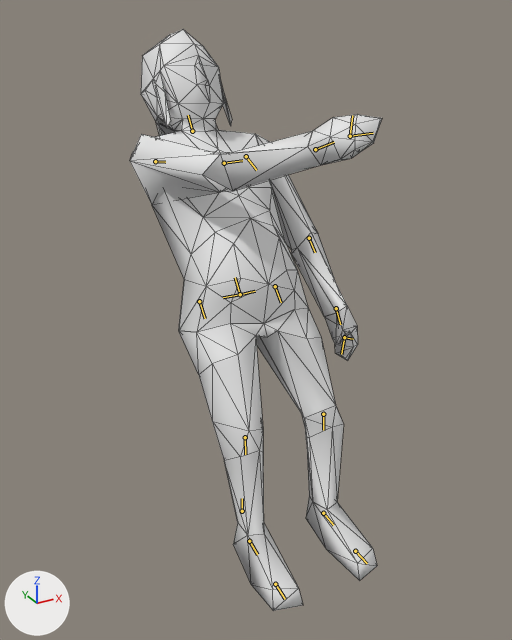
One commit to the Blender file assets-src/rooms/tavern/creature-clips/Gnome.blend: the scene before it, then after it.
The view is the same before and after, from a 50 mm camera at (-0.339, -0.657, 0.592) aimed at (0.014, -0.014, 0.27). The axes (+X, +Y, +Z) are drawn at lower left. The lights are the same throughout. The picture after the commit comes second. Both versions are drawn at frame 21 of the action 'SitSlap'; the numbers are the values there. The bones that bend it are drawn over the model as lines. Mesh edges are drawn as thin lines.

The first picture shows 'GnomeSourceMesh'.
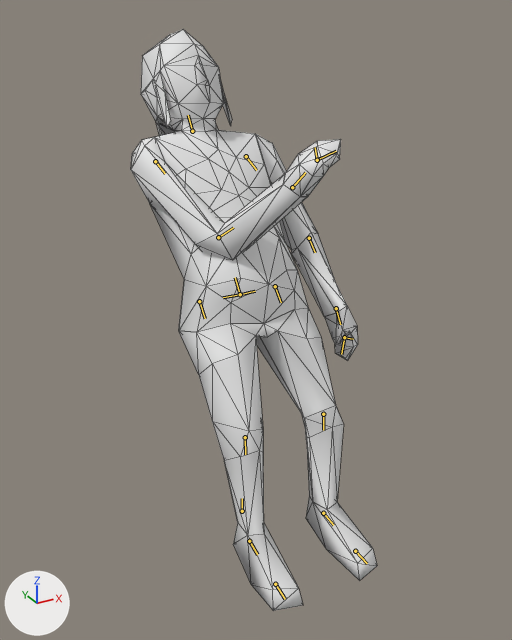
Location of each change, (x1, y1, x2, y2) in pixels of the pictures (512 x 640 px):
```json
{"object": "GnomeSourceMesh", "change": "posed", "before": [130, 29, 382, 611], "after": [131, 29, 377, 611]}
{"bone": "arm_r", "before": "(155, 161) to (165, 162)", "after": "(155, 161) to (165, 173)"}
{"bone": "forearm_r", "before": "(224, 163) to (242, 160)", "after": "(218, 237) to (233, 227)"}
```

Edits to the scene script, one JSON object a line:
```json
{"block": "bone_arm_r", "where": "bone_arm_r = bpy.data.objects['Gnome'].pose.bones['arm_r']  # child of 'spine'"}
{"op": "set", "path": "bone_arm_r.rotation_quaternion", "old": "(0.824, 0.107, -0.034, 0.555)", "new": "(0.776, -0.2, -0.163, 0.575)", "note": "degrees (8, -10, 67) -> degrees (-30, -1, 73)"}
{"block": "bone_forearm_r", "where": "bone_forearm_r = bpy.data.objects['Gnome'].pose.bones['forearm_r']  # child of 'arm_r'"}
{"op": "set", "path": "bone_forearm_r.rotation_quaternion", "old": "(0.811, 0.111, 0.572, -0.054)", "new": "(0.864, 0.462, 0.114, 0.163)", "note": "degrees (20, 70, 7) -> degrees (57, 3, 23)"}
```
